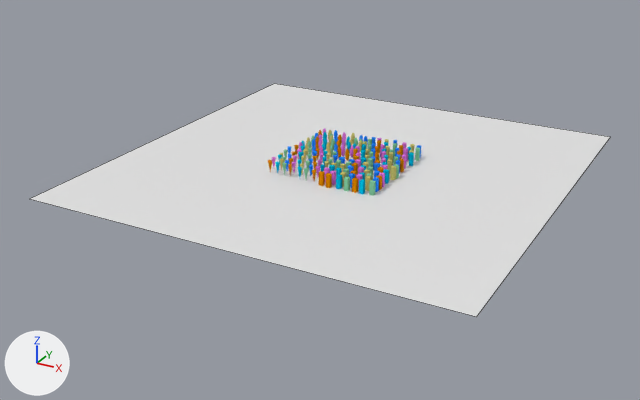
Two versions of the Blender file examples/exampleBasic.blend, one commit apart.
Camera for both pictures: a 50 mm camera at (176.0, -344.0, 149.0) aimed at (-7.0, -12.0, -17.0). Arrows for +X, +Y and +Z are at lower left; the lights stay in place. Mesh edges are drawn as thin lines on the coarser meshes.
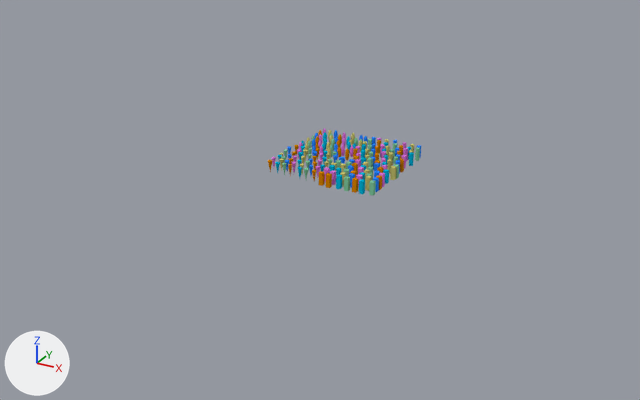
Edits to the scene script, one JSON object a line:
```json
{"op": "add", "block": "ob_plane", "code": "ob_plane.hide_set(True)"}
```

Where the change shows, as pixel boxes [x1, y1, x2, y2] in the pictures (640 x 400 px):
```json
{"object": "Plane", "change": "hidden", "before": [30, 83, 610, 317]}
```
